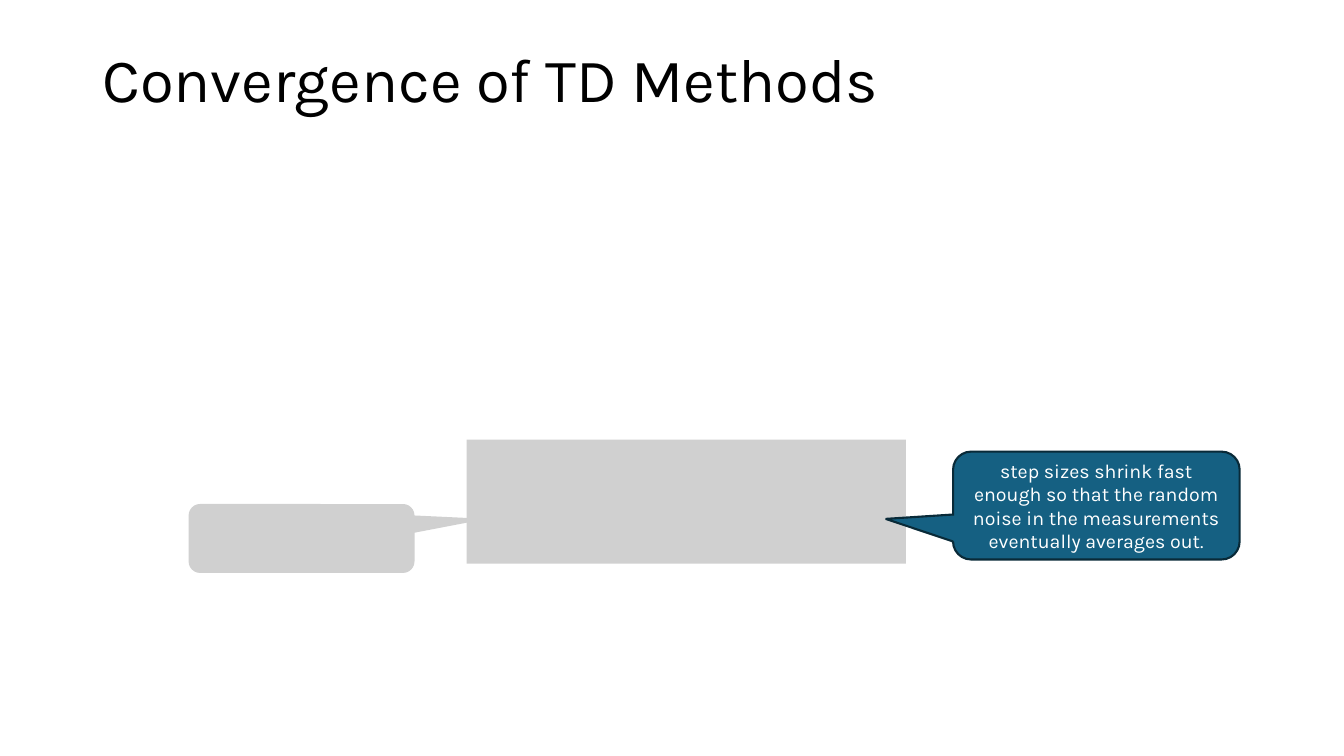
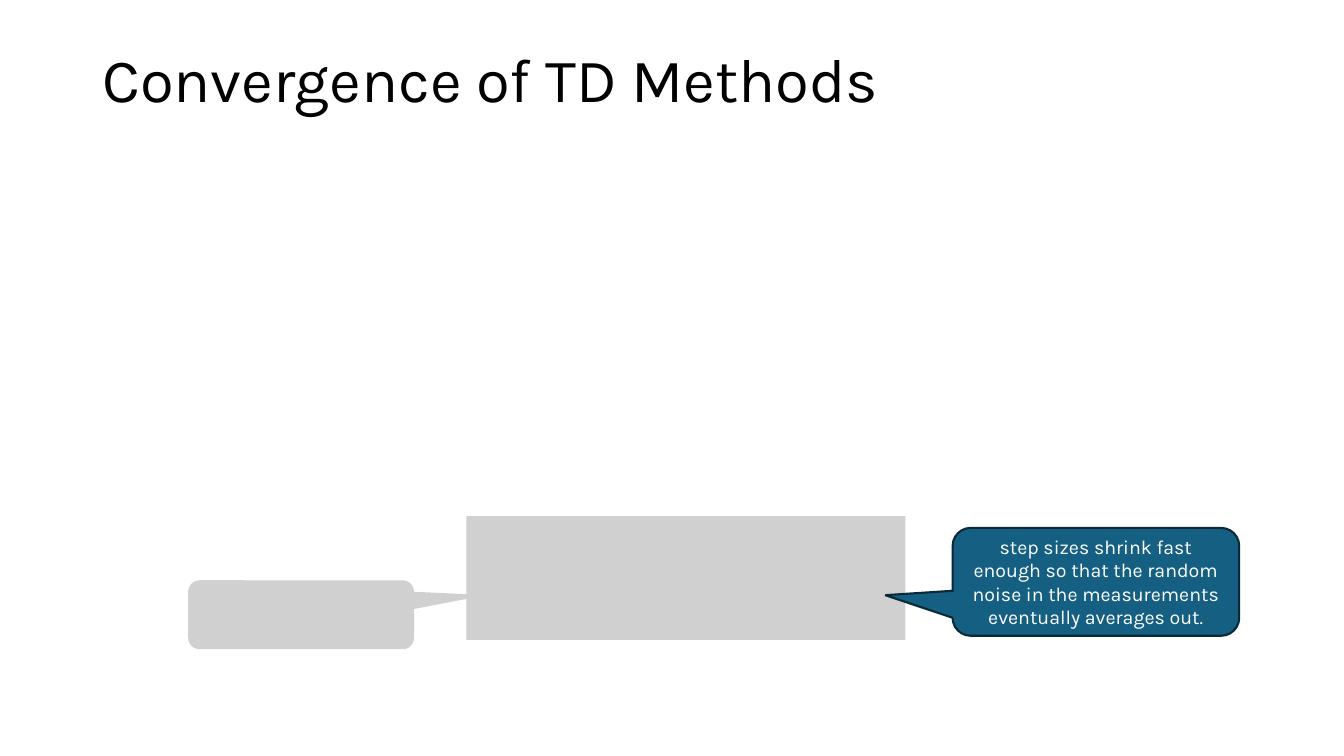
Before and after one commit to mhahsler/Introduction_to_Reinforcement_Learning, a slide deck: slide 9 of slides/Lecture_Chapter06.pptx. Drawn at 1344x756 pixels with LibreOffice and Linux fonts; fonts in the diff are those of the drawing; grey boxes stand for pictures. Boxes give left, top, right and bottom in pixels: in the first picture for what was removed or moved away, otherwise in the second. Text is boxed around its words. In the diff, an @@ line names an element or a change of style, - is before the commit and + after.

```diff
--- a/slides/Lecture_Chapter06.pptx
+++ b/slides/Lecture_Chapter06.pptx
@@ picture removed at (189, 504, 414, 573) @@
@@ picture: place and size @@
-picture at (467, 440, 906, 564)
+picture at (467, 516, 906, 640)
@@ rounded speech box "step sizes shrink fast enough ...": place and size @@
-rounded speech box "step sizes shrink fast enough ..." at (954, 452, 1240, 560)
+rounded speech box "step sizes shrink fast enough ..." at (953, 528, 1239, 636)
@@ picture added at (189, 581, 414, 649) @@
```
Also in this commit, not shown: 7 other slides changed, 1 other file.
